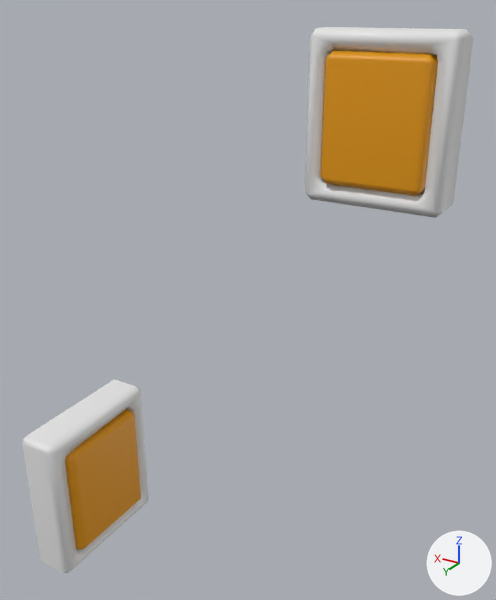
A saved change to the FBX model Assets/PackageAsset/Honda 1/Clay/SM_Clay_Window_06.fbx.
Camera for both pictures: a 50 mm camera at (-0.545, 0.872, 1.519) aimed at (0.107, -0.214, 0.975). The lights are fixed; the arrows at lower right show +X, +Y and +Z. Where no turn or scale is listed for an object, it has been applied to the vertices.

The first picture shows 'SM_Clay_Window_06'.
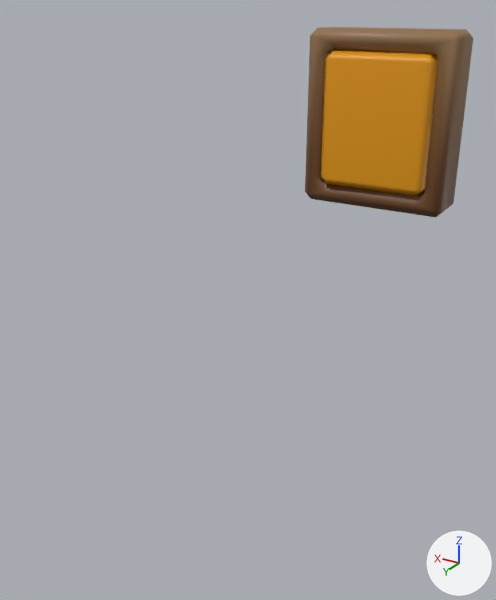
The newer file is also turned or shifted as a whole; pictures and numbers use the older file's frame.

The edits, one by one:
Picture 'T_All_01.png' (img_t_all_01_png) is new.
In material 'MI_Clay_01' (mat_mi_clay_01), base_color is no longer (0.8, 0.8, 0.8), white #e7e7e7.
In material 'MI_Clay_01' (mat_mi_clay_01), texture is now set to img_t_all_01_png.
me_cube_090_piece_041_piece_015 is used by ob_sm_clay_window_06; location (0.0, 0.0, 0.0).
me_cube_090_piece_041_piece_015 had 240 vertices, 228 faces and spanned x -0.214..0.456, y -0.478..0.111, z 0.385..1.478.
me_cube_090_piece_041_piece_015 now has 120 vertices, 114 faces and spans x -0.214..0.079, y -0.478..-0.375, z 1.146..1.478.
me_cube_090_piece_041_piece_015 part 1: the loose piece of 96 vertices spanning x 0.364..0.456, y -0.183..0.111, z 0.385..0.718 is deleted.
me_cube_090_piece_041_piece_015 part 2: the loose piece of 24 vertices spanning x 0.353..0.445, y -0.143..0.071, z 0.425..0.678 is deleted.
me_cube_090_piece_041_piece_015 part 3: 111 kept faces spanning x -0.214..0.079, y -0.478..-0.375, z 1.146..1.478 get new texture (UV) coordinates.

Pixel boxes [x1, y1, x2, y2] of what changed, in the pictures (496 x 600 px):
'SM_Clay_Window_06', surface changed, reshaped (grey to brown, 63% narrower, 65% shorter): before [22, 27, 473, 573]; after [305, 27, 473, 217]
part 1 of me_cube_090_piece_041_piece_015, deleted: before [22, 379, 148, 573]
part 2 of me_cube_090_piece_041_piece_015, deleted (brown): before [65, 409, 141, 549]
part 3 of me_cube_090_piece_041_piece_015, surface changed (white to brown): [314, 27, 473, 190] in both
